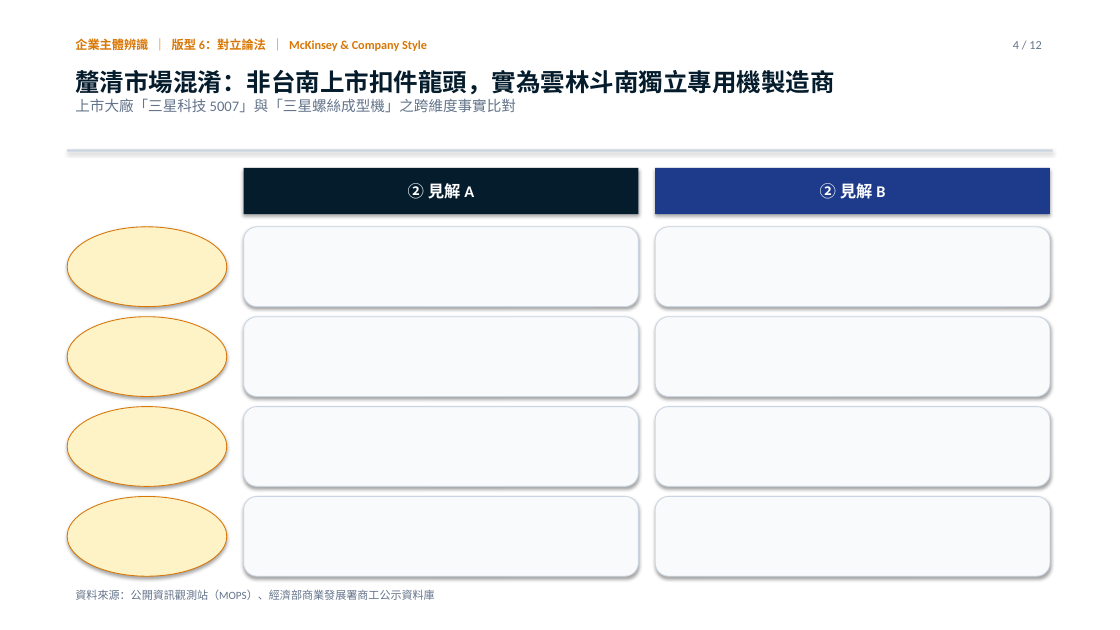
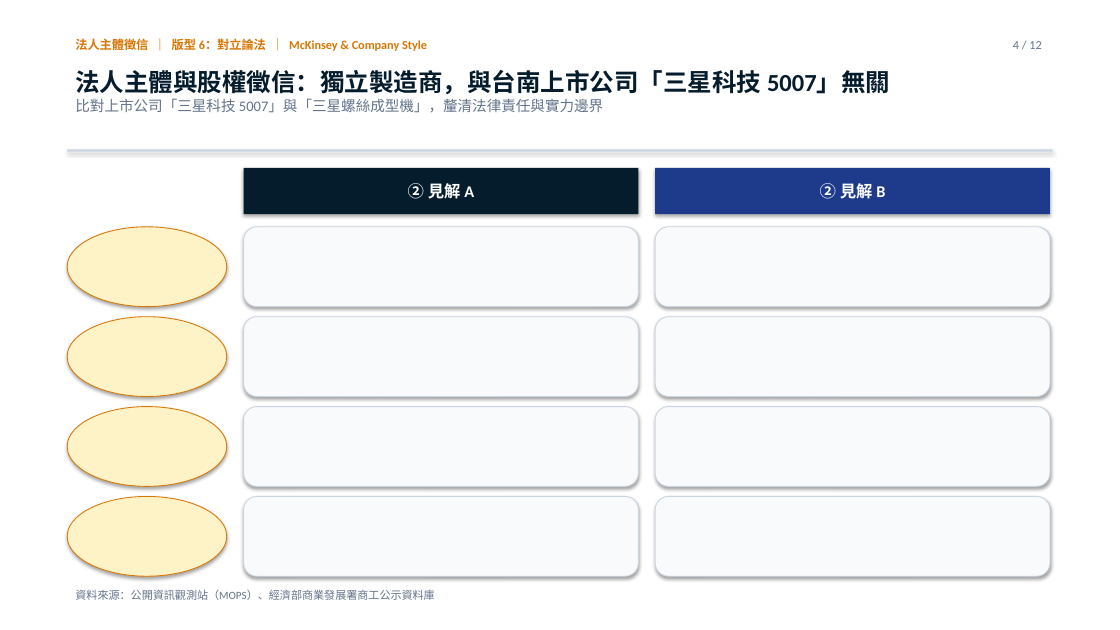
Before and after one commit to davidyeh51/bd-intel-portal, a slide deck: slide 4 of sansing_consulting_deck.pptx. Drawn at 1120x630 pixels with LibreOffice and Linux fonts; fonts in the diff are those of the drawing. Boxes give left, top, right and bottom in pixels: in the first picture for what was removed or moved away, otherwise in the second. Text is boxed around its words. In the diff, an @@ line names an element or a change of style, - is before the commit and + after.

```diff
--- a/sansing_consulting_deck.pptx
+++ b/sansing_consulting_deck.pptx
@@ text at (75,37,427,54): text changed @@
-企業主體辨識 ｜ 版型 6：對立論法 ｜ McKinsey & Company Style
+法人主體徵信 ｜ 版型 6：對立論法 ｜ McKinsey & Company Style
@@ text at (75,70,890,113): text changed @@
-釐清市場混淆：非台南上市扣件龍頭，實為雲林斗南獨立專用機製造商
-上市大廠「三星科技 5007」與「三星螺絲成型機」之跨維度事實比對
+法人主體與股權徵信：獨立製造商，與台南上市公司「三星科技 5007」無關
+比對上市公司「三星科技 5007」與「三星螺絲成型機」，釐清法律責任與實力邊界
```
Also in this commit, not shown: 10 other slides changed, 1 slide added, 1 slide removed, 3 other files.
